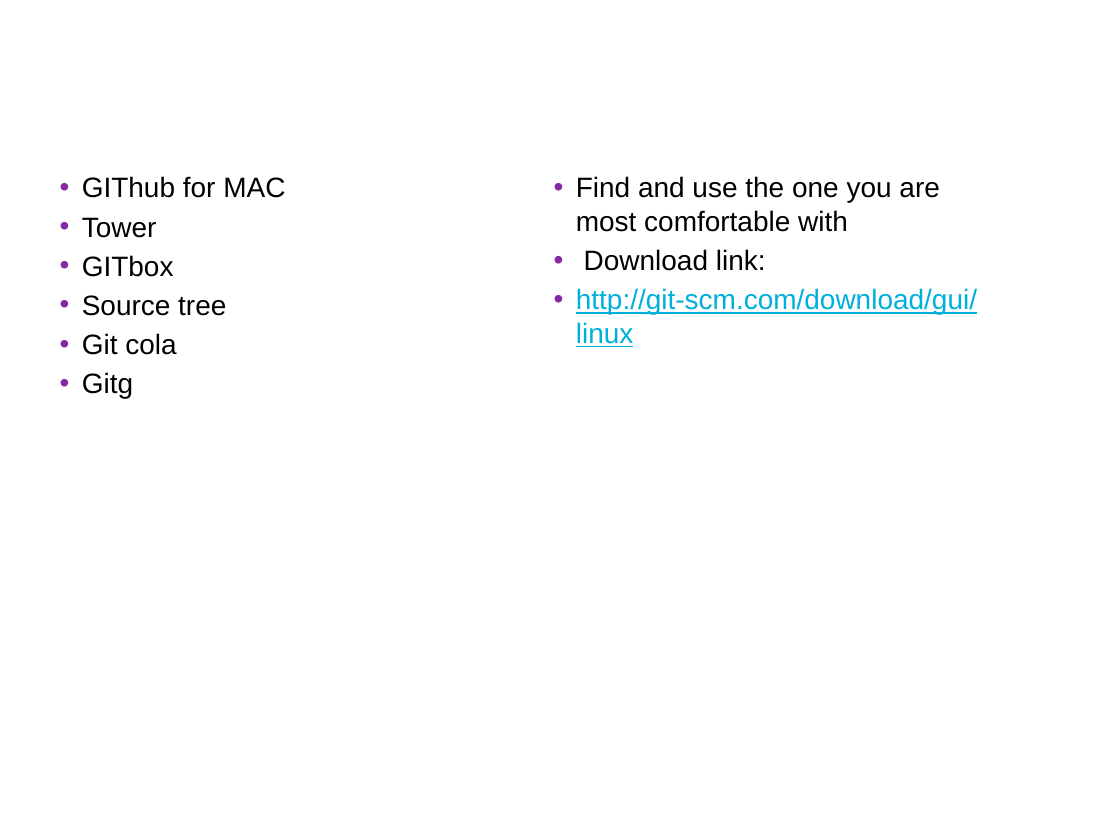
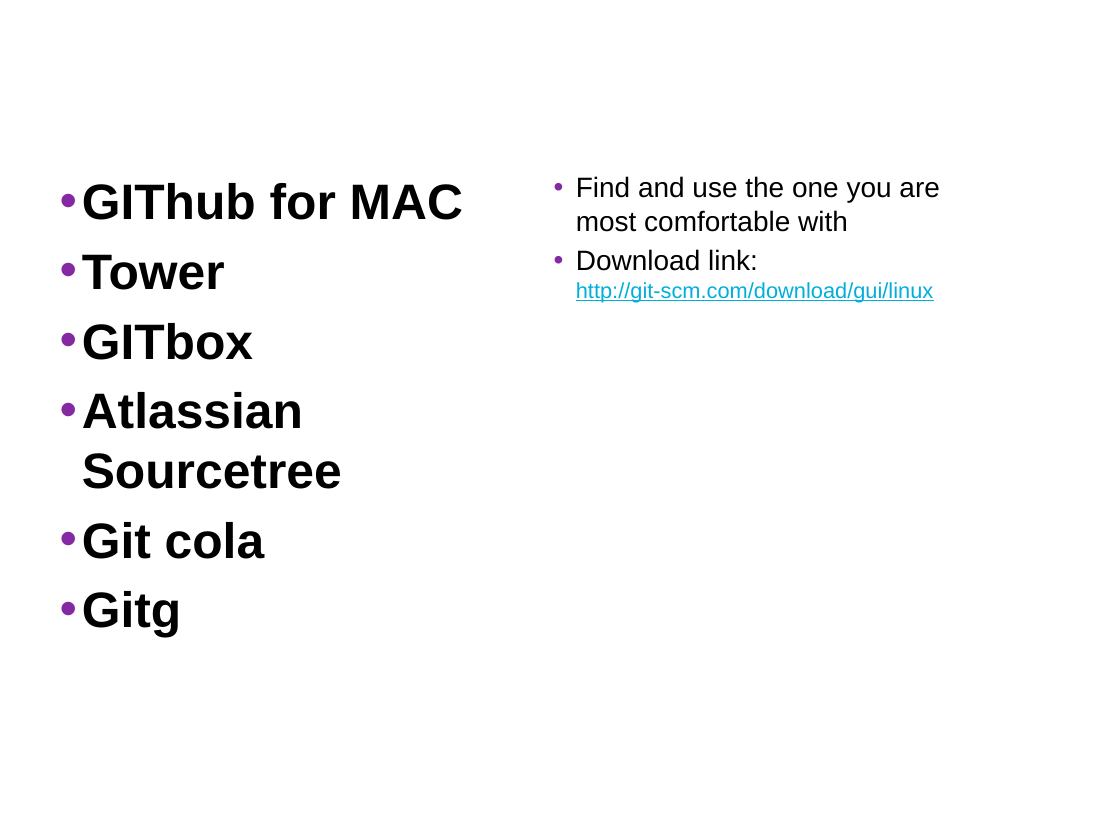
Before and after one commit to UncleCJ/hicollegegit, a slide deck: slide 23 of Intro_to_SCM_and_Git-presentation.pptm. Drawn at 1120x840 pixels with LibreOffice and Linux fonts; fonts in the diff are those of the drawing; background and template pictures are left out. Boxes give left, top, right and bottom in pixels: in the first picture for what was removed or moved away, otherwise in the second. Text is boxed around its words. In the diff, an @@ line names an element or a change of style, - is before the commit and + after.

```diff
--- a/Intro_to_SCM_and_Git-presentation.pptm
+++ b/Intro_to_SCM_and_Git-presentation.pptm
@@ text at [82,183,463,638]: size 18 to 32 pt, bold on in "GIThub for MAC", "Tower", "GITbox", "Git cola" and 1 more places; more space between paragraphs @@
@@ text at [576,249,933,302]: text changed; size 18 to 14 pt @@
-• Download link:
-• http://git-scm.com/download/gui/linux
+• Download link:
+  http://git-scm.com/download/gui/linux
@@ text at [82,392,342,489]: text changed; size 18 to 32 pt; bold on @@
-• Source tree
+• Atlassian Sourcetree
```
Also in this commit, not shown: 1 other slide changed.
